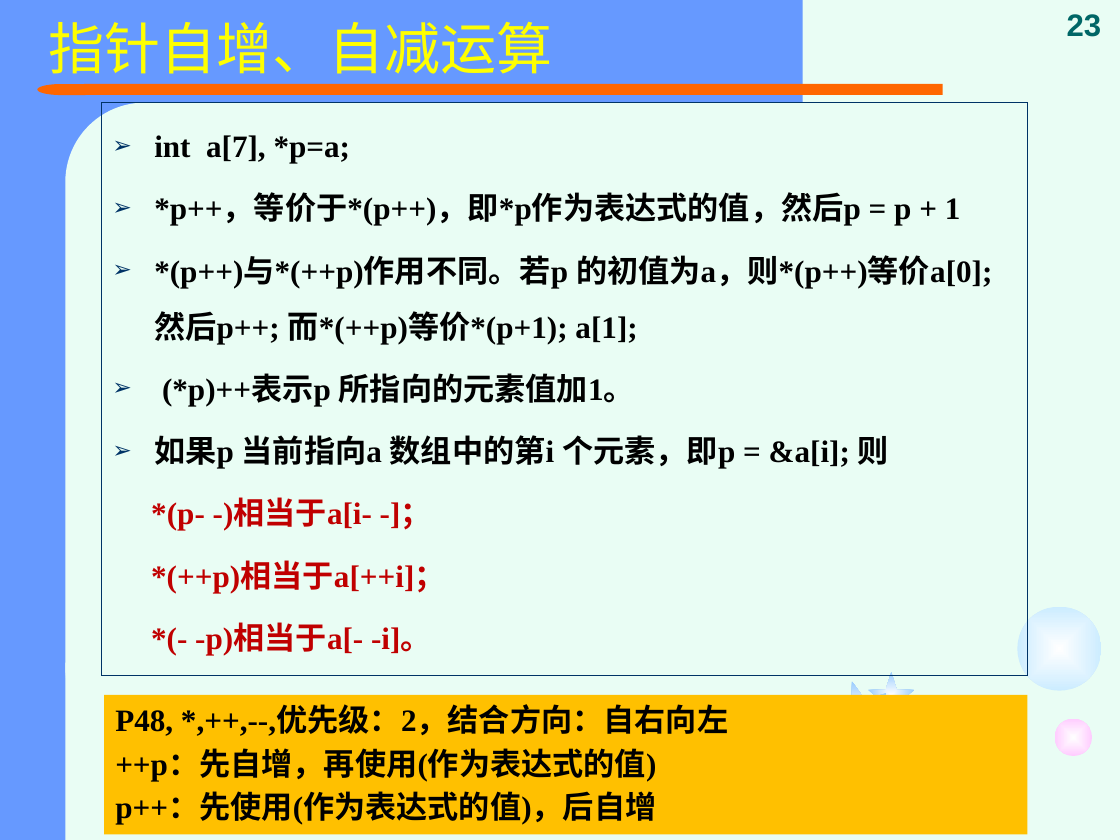
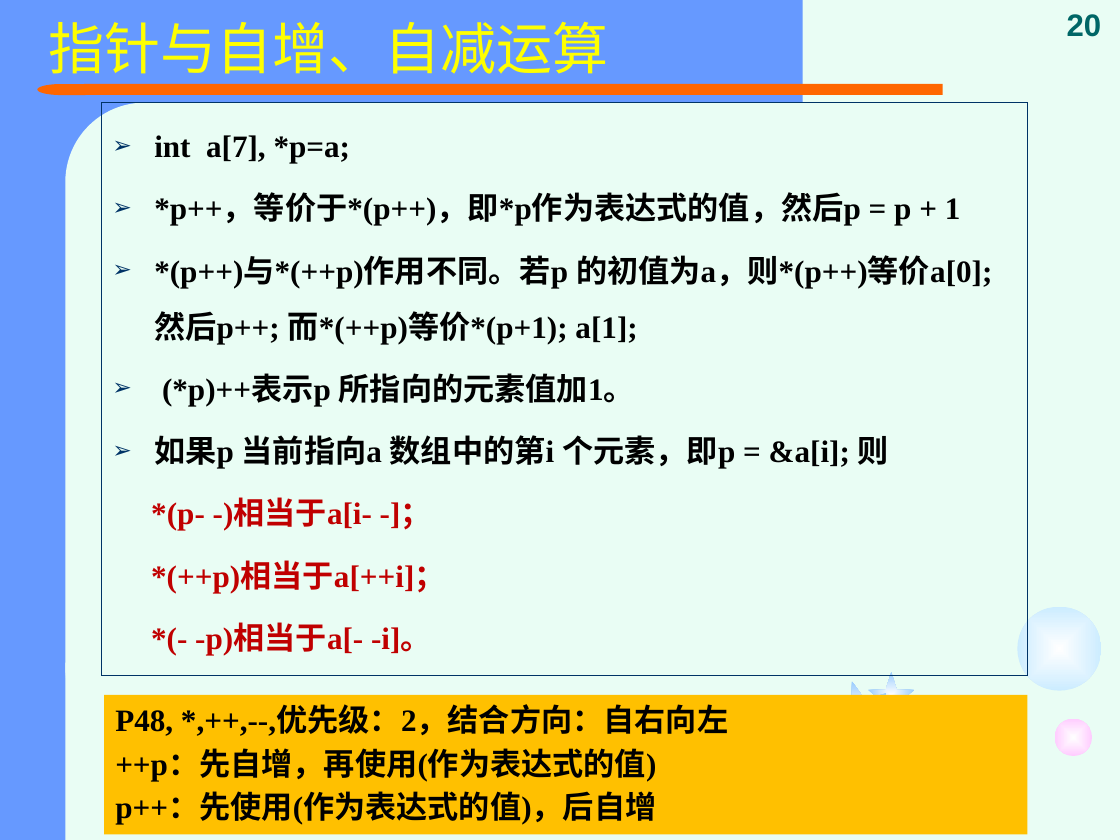
Before and after one commit to jtrfid/C-Repositories, a slide deck: slide 20 of 2015备课/课件/复习.pptx (slide 23 before the commit). Drawn at 1120x840 pixels with LibreOffice and Linux fonts; fonts in the diff are those of the drawing. Boxes give left, top, right and bottom in pixels: in the first picture for what was removed or moved away, otherwise in the second. Text is boxed around its words. In the diff, an @@ line names an element or a change of style, - is before the commit and + after.

```diff
--- a/2015备课/课件/复习.pptx
+++ b/2015备课/课件/复习.pptx
@@ title at [49,21,609,74]: text changed @@
-指针自增、自减运算
+指针与自增、自减运算
@@ page number at [1067,14,1102,37]: text changed @@
-23
+20
```
Also in this commit, not shown: 10 other slides changed, 8 slides removed.
